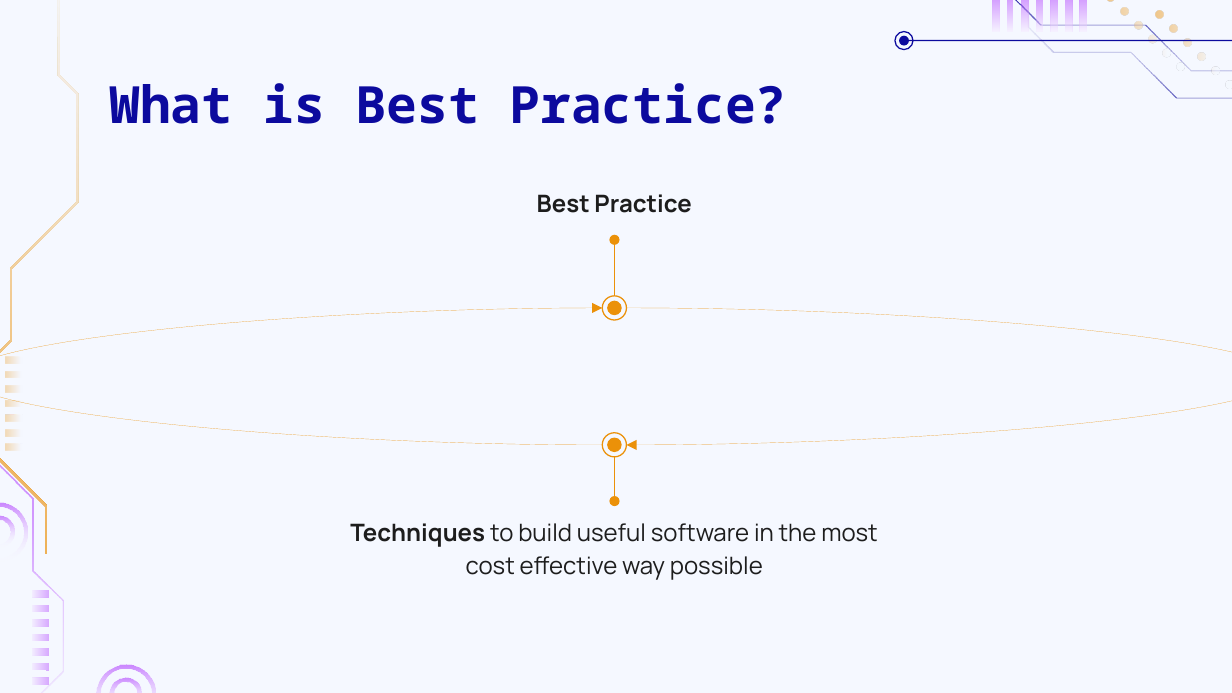
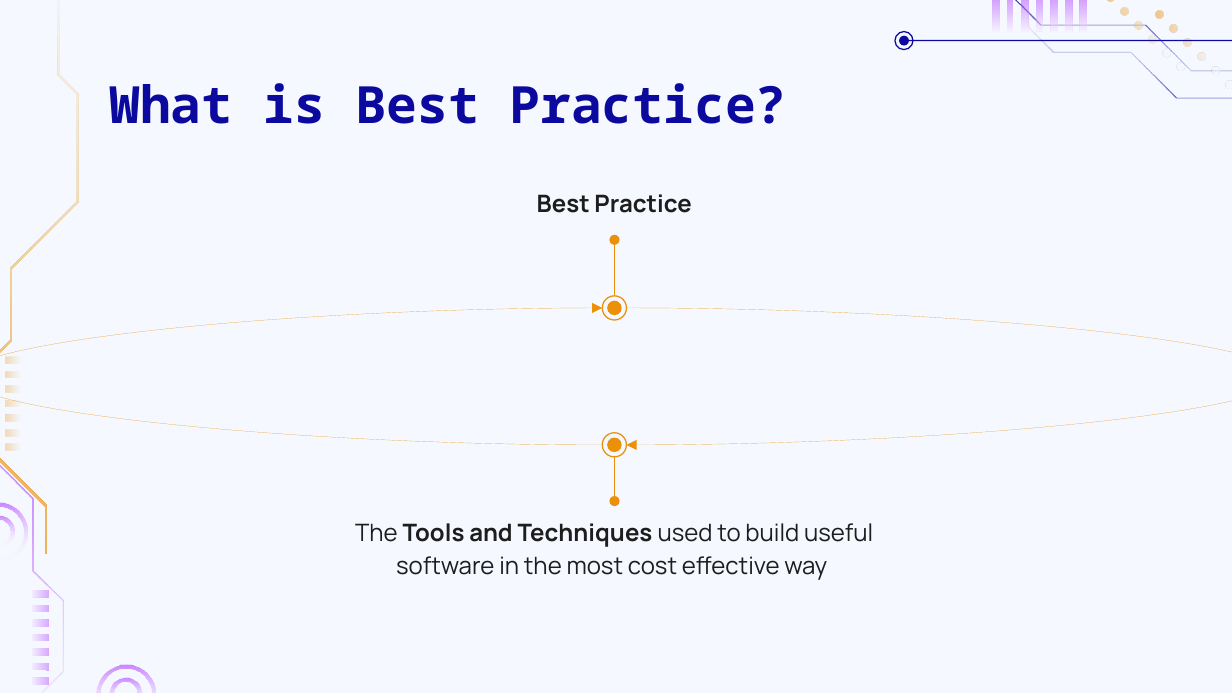
Before and after one commit to keithharrisonuk/Presentations, a slide deck: slide 8 of Software Development Best Practices Talk/Best Practice Talk.odp. Drawn at 1232x693 pixels with LibreOffice and Linux fonts; fonts in the diff are those of the drawing; background and template pictures are left out. Boxes give left, top, right and bottom in pixels: in the first picture for what was removed or moved away, otherwise in the second. Text is boxed around its words. In the diff, an @@ line names an element or a change of style, - is before the commit and + after.

```diff
--- a/Software Development Best Practices Talk/Best Practice Talk.odp
+++ b/Software Development Best Practices Talk/Best Practice Talk.odp
@@ text at (355, 523, 873, 580): text changed @@
-Techniques to build useful software in the most cost effective way possible
+The Tools and Techniques used to build useful software in the most cost effective way
```
Also in this commit, not shown: 8 other slides changed, 6 slides added, 2 slides removed.
